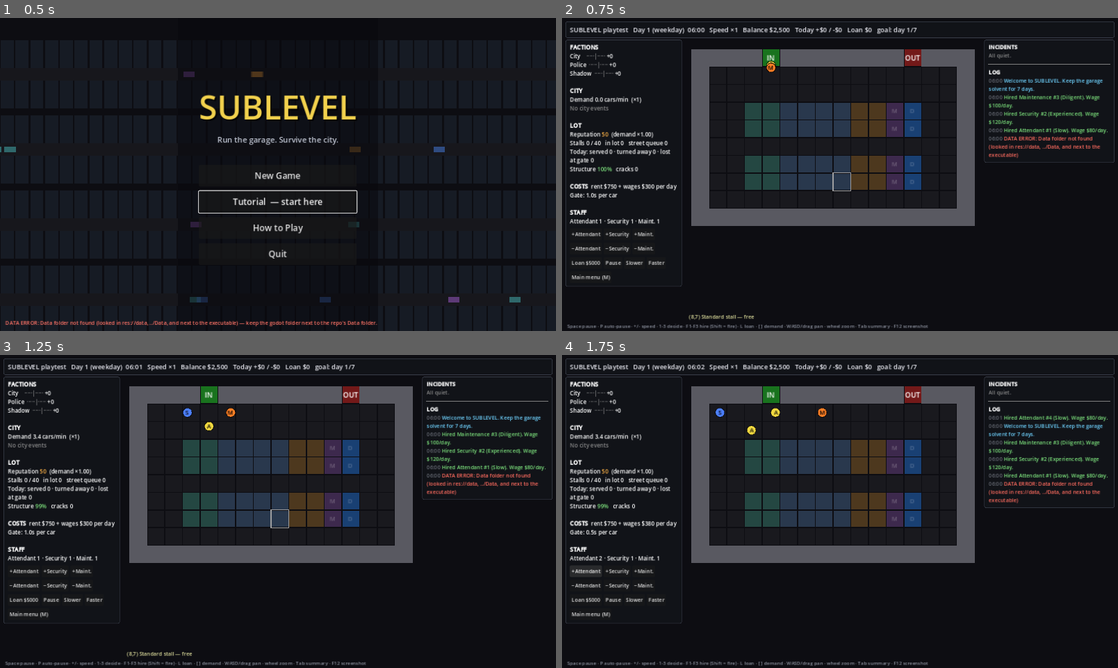
Above: before the commit, frames 1-4 (two rows, left to right).
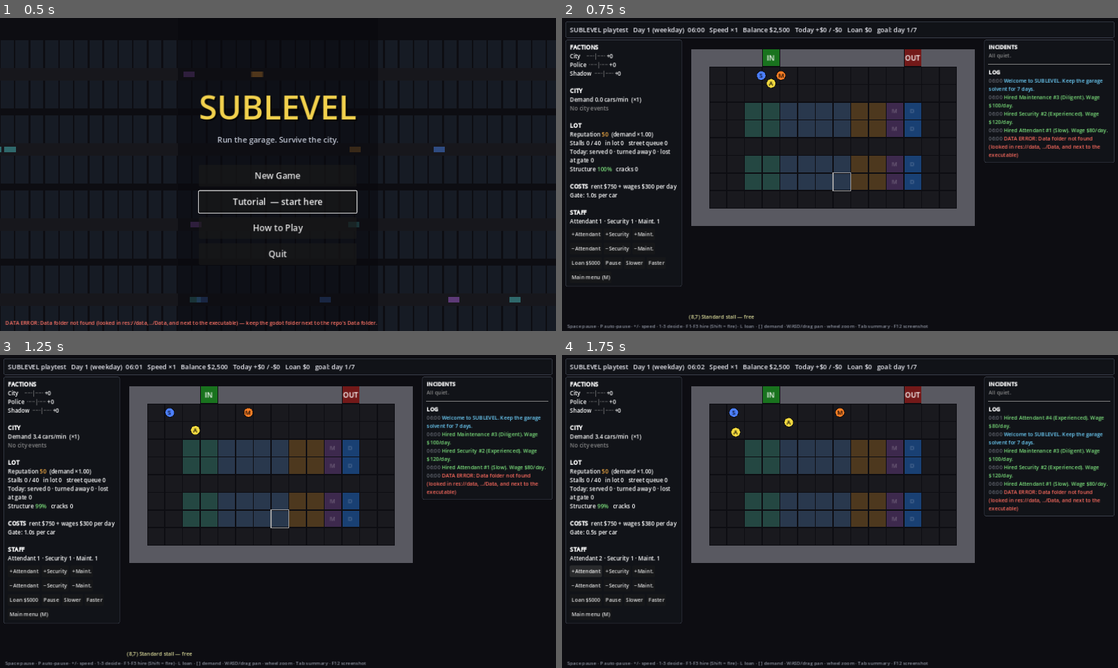
Above: after the commit, the same moments.

Repository: Snowchase/Sublevel
Game: Godot game, scene res://scenes/menu.tscn
Two runs of this game, one before a commit and one after it. Both use one fixed random seed, a clock stepped at 60 frames per second and the inputs below.
Inputs:
- Up to frame 1 (0.5 s): no input
- Up to frame 2 (0.75 s): click "New Game" at 0.5 s
- Up to frame 3 (1.25 s): no input
- Up to frame 4 (1.75 s): click "+Attendant" at 1.25 s

Frame 1 is identical in both runs. In frame 2, 0.2% of the frame differs, in the area x 35-41%, y 13-23%; in frame 3, 0.2%; in frame 4, 2.6%, in the area x 27-100%, y 16-52%.

Commit message:
fix(godot): staff start inside the entrance, not on the IN gate
The starter crew stacked on the entry gate tile and hid the IN label -
right when tutorial step 1 points at it.

Co-Authored-By: Claude Opus 5.5 <noreply@anthropic.com>
Claude-Session: https://claude.ai/code/session_01LYf7qsBeo5kTP6r7HrEMao

Diff:
--- a/godot/scripts/sim/simulation.gd
+++ b/godot/scripts/sim/simulation.gd
@@ -627,7 +627,11 @@
 		return null
 	var s := Staff.new()
 	var trait_id := rng.randi_range(0, C.TRAIT_NAMES.size() - 1)
-	s.setup(_next_staff_id, role, trait_id, grid.entry_gate)
+	# Start just inside the entrance, not on the gate tile (keeps the IN label visible).
+	var start := grid.entry_gate + Vector2i(0, 1)
+	if not grid.is_passable(start):
+		start = grid.entry_gate
+	s.setup(_next_staff_id, role, trait_id, start)
 	_next_staff_id += 1
 	staff[s.id] = s
 	log_message("Hired %s (%s). Wage $%d/day." % [s.display_name, C.TRAIT_NAMES[trait_id], int(C.STAFF_WAGES[role])], "good")
